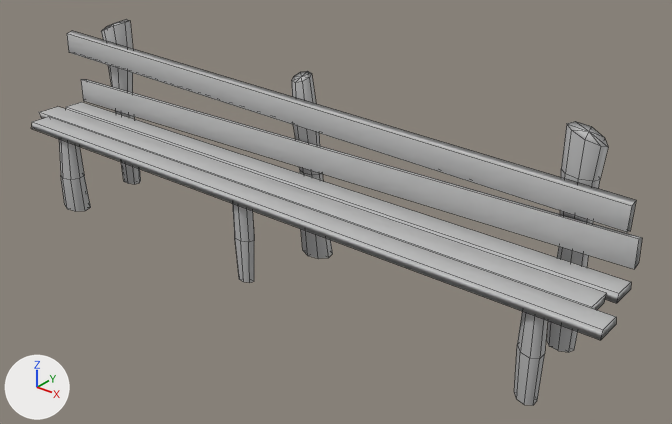
Before and after pictures for a commit that changed the FBX model Assets/3D/staticMeshes/Enviroment/SM_WBT_courtChair2_low.fbx.
Before and after are seen from a 50 mm lens placed at (13.02, -7.93, 6.58), pointed at (5.79, 1.1, 0.98). The lights are fixed; the arrows at lower left show +X, +Y and +Z. The first picture is the older version. Mesh edges are drawn as thin lines. Where no turn or scale is listed for an object, it has been applied to the vertices.

In view in the first picture: 'SM_WBT_courtChair2_low'.
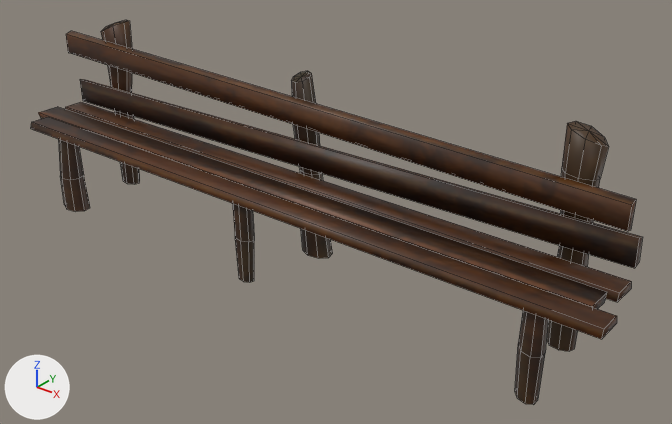
The newer file is also turned or shifted as a whole; pictures and numbers use the older file's frame.

The edits, one by one:
Picture 'M_WBT_Wood_BaseColor.png' (img_m_wbt_wood_basecolor_png) is new.
Material 'Wood' (mat_wood) is new.
Its texture is img_m_wbt_wood_basecolor_png.
me_mesh is used by ob_sm_wbt_courtchair2_low; location (0.0, 0.0, 0.0).
me_mesh had 241 vertices, 246 faces and spanned x 0.02..10.13, y 0.02..1.63, z 0.01..2.91.
me_mesh no longer uses material mat_m_wbt_courtchair2 (grey #bcbcbc).
me_mesh now has 235 vertices, 198 faces and spans x 0.02..10.13, y 0.0..1.63, z 0.01..2.91.
me_mesh part 1: the loose piece of 8 vertices spanning x 0.02..9.83, y 0.42..0.81, z 1.21..1.33 is turned 0.2 degrees about the z axis through its middle, in mat_wood (picture img_m_wbt_wood_basecolor_png).
me_mesh part 2: the loose piece of 8 vertices spanning x 0.39..10.13, y 0.02..0.4, z 1.24..1.36 is turned 0.2 degrees about the z axis through its middle, then moved by (0.0, 0.01, 0.0), in mat_wood (picture img_m_wbt_wood_basecolor_png).
me_mesh part 3: the loose piece of 8 vertices spanning x 0.02..9.83, y 1.16..1.27, z 1.9..2.53 is turned 0.2 degrees about the z axis through its middle, in mat_wood (picture img_m_wbt_wood_basecolor_png).
me_mesh part 4: the loose piece of 8 vertices spanning x 0.21..9.96, y 1.19..1.3, z 1.37..1.88 is turned 0.2 degrees about the z axis through its middle, in mat_wood (picture img_m_wbt_wood_basecolor_png).
me_mesh part 5: the loose piece of 8 vertices spanning x 0.22..9.96, y 0.8..1.19, z 1.24..1.36 is turned 0.2 degrees about the z axis through its middle, in mat_wood (picture img_m_wbt_wood_basecolor_png).
me_mesh part 6: the loose piece of 42 vertices spanning x 8.87..9.37, y 1.26..1.61, z 0.01..2.91 is rebuilt with 41 vertices and now spans x 8.87..9.36, y 1.28..1.63, z 0.01..2.91, in mat_wood (picture img_m_wbt_wood_basecolor_png).
me_mesh part 7: the loose piece of 25 vertices spanning x 9.1..9.44, y 0.07..0.41, z 0.01..1.3 is rebuilt with 24 vertices and now spans x 9.1..9.44, y 0.09..0.43, z 0.01..1.3, in mat_wood (picture img_m_wbt_wood_basecolor_png).
Part 8, on me_mesh:
107 vertices are removed from x 0.75..5.42, y 0.03..1.63, z 0.01..2.82.
141 faces are deleted.
2 vertices move within x 1.0..1.14, y 0.3..1.36, z 0.01..1.3.
103 vertices are added at x 0.75..5.41, y 0.02..1.62, z 0.01..2.82.
109 new faces join them.
me_mesh gains material mat_wood (picture img_m_wbt_wood_basecolor_png).

Changed parts and their boxes (x1, y1, x2, y2) in the pictures (672 x 424 px; the box of a moved part takes in the faces that stretch with it):
'SM_WBT_courtChair2_low', reshaped, recoloured (grey to brown)
    before: (31, 20, 642, 405)
    after: (31, 20, 643, 405)
part 1 of me_mesh, moved or reshaped
    before: (39, 107, 607, 310)
    after: (38, 107, 607, 309)
part 2 of me_mesh, moved or reshaped
    before: (31, 116, 616, 340)
    after: (31, 117, 617, 339)
part 3 of me_mesh, moved or reshaped
    before: (67, 31, 636, 232)
    after: (66, 31, 636, 231)
part 4 of me_mesh, moved or reshaped
    before: (81, 79, 642, 269)
    after: (80, 79, 643, 268)
part 5 of me_mesh, moved or reshaped
    before: (66, 102, 631, 303)
    after: (65, 102, 631, 302)
part 6 of me_mesh, rebuilt
    before: (547, 122, 608, 352)
    after: (547, 121, 609, 351)
part 7 of me_mesh, rebuilt
    before: (514, 311, 548, 405)
    after: (515, 311, 548, 405)
part 8 of me_mesh, moved or reshaped
    before: (59, 20, 333, 283)
    after: (58, 20, 333, 282)
